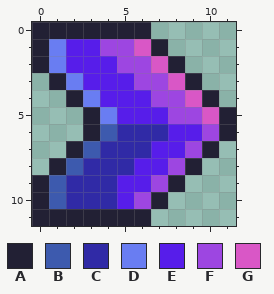
One commit to this pixel-art sprite: assets/images/arrow.png. The picture above is the old version.
The file is 12x12 pixels.
Palette (. is transparent): A #222034  B #3d5aae  C #302aa6  D #697df2  E #571dea  F #9d46e1  G #d957c6
After the commit:
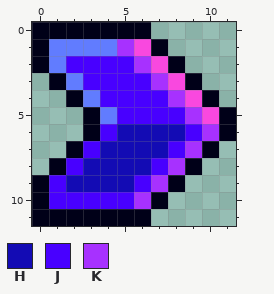
Colours new in this view: H #130bb4  J #4800ff  K #a731ff
Changes in this commit:
@@ palette @@
-A #222034
+A #000018
-D #697df2
+D #617cff
-G #d957c6
+G #f948df
@@ x 0..11 @@
  0 AAAAAAA.....
- 1 ADEEFFGA....
- 2 ADEEEFFGA...
- 3 .ADEEEFFGA..
- 4 ..ADEEEFFGA.
- 5 ...ADEEEFFGA
- 6 ...ABCCCEEFA
- 7 ..ABCCCEEFA.
- 8 .ABCCCEEFA..
- 9 ABCCCEEFA...
-10 ABCCCEFA....
+ 1 ADDDDKGA....
+ 2 ADJJJJKGA...
+ 3 .ADJJJJKGA..
+ 4 ..ADJJJJKGA.
+ 5 ...ADJJJJKGA
+ 6 ...AJHHHHJKA
+ 7 ..AJHHHHJKA.
+ 8 .AJHHHHJKA..
+ 9 AJHHHHJKA...
+10 AJJJJJKA....
 11 AAAAAAA.....
